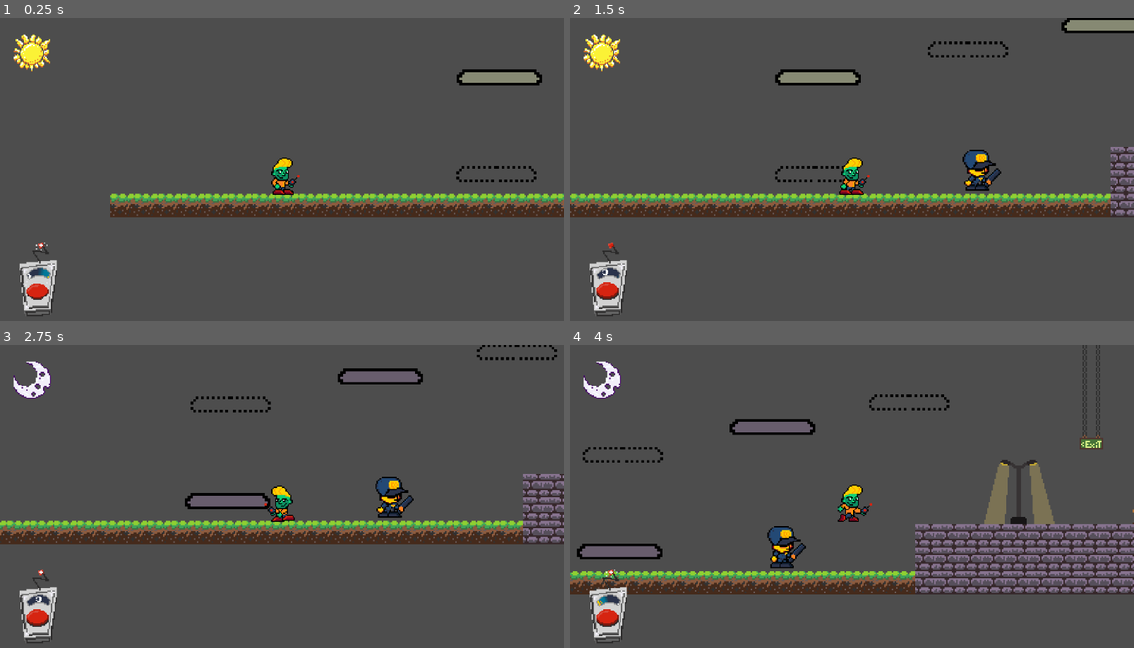
Above: before the commit, frames 1-4 (two rows, left to right).
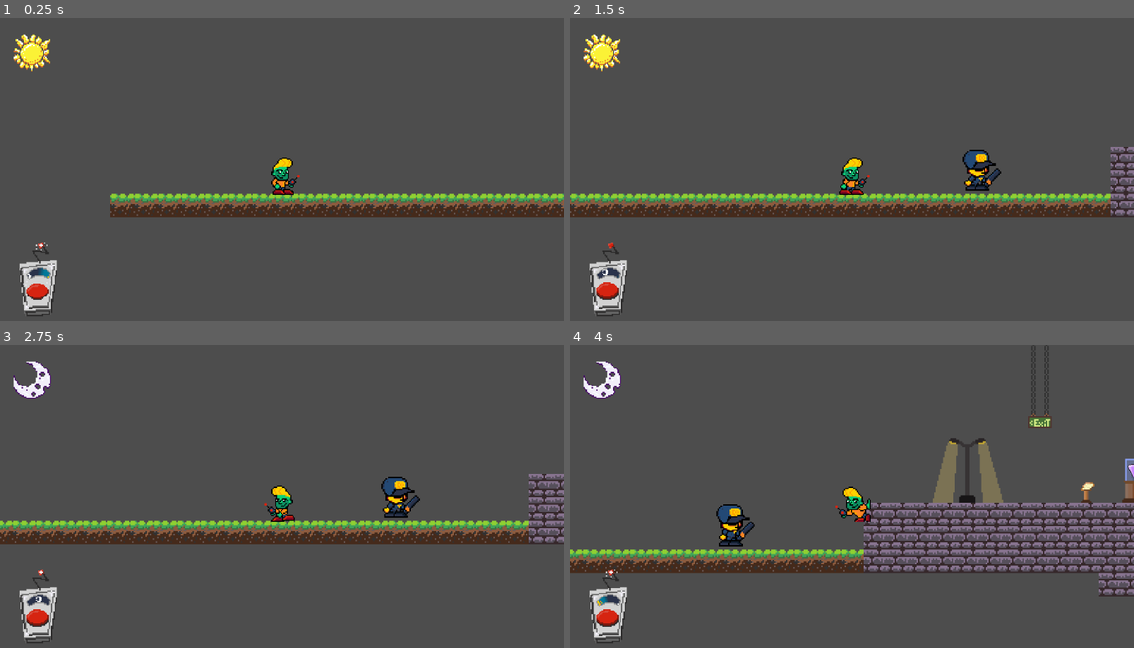
Above: after the commit, the same moments.

Repository: noble-squared/Colorado-Game-Jam
Game: Godot game, scene res://Scenes/game.tscn
Two runs of this game, one before a commit and one after it. Both use one fixed random seed, a clock stepped at 60 frames per second and the inputs below.
Inputs:
- Up to frame 1 (0.25 s): no input
- Up to frame 2 (1.5 s): hold D (Right) from 0.53 s (still down); tap Space (SwapTime) at 0.6, 1.35 s; tap W (Jump) at 0.77 s
- Up to frame 3 (2.75 s): tap W (Jump) at 1.52 s; release D (Right) at 2.03 s; hold A (Left) from 2.03 s (still down); tap Space (SwapTime) at 2.1 s
- Up to frame 4 (4 s): release A (Left) at 2.78 s; hold D (Right) from 2.78 s (still down); tap Space (SwapTime) at 2.85, 3.6 s; tap W (Jump) at 3.02, 3.77 s

The runs differ from the first frame. In frame 1, 0.9% of the frame differs, in the area x 80-97%, y 16-55%; in frame 2, 1.7%; in frame 3, 6.0%; in frame 4, 23%, in the area x 0-100%, y 0-84%.
Error after the commit: Invalid assignment of property or key 'visible' with value of type 'bool' on a base object of type 'null instance'. (res://Scripts/platform.gd:30)

Commit message:
Add modularity to platforms

Diff:
--- a/Scenes/platform.tscn
+++ b/Scenes/platform.tscn
@@ -2,9 +2,6 @@
 
 [ext_resource type="Script" uid="uid://cwwx0j8n5xsbx" path="res://Scripts/platform.gd" id="1_kheec"]
 [ext_resource type="Texture2D" uid="uid://b6w258bk20do5" path="res://assets/art/object_tiles.png" id="2_n5262"]
-
-[sub_resource type="RectangleShape2D" id="RectangleShape2D_wcowf"]
-size = Vector2(31.868134, 6)
 
 [sub_resource type="TileSetAtlasSource" id="TileSetAtlasSource_mrs20"]
 texture = ExtResource("2_n5262")
@@ -13,44 +10,50 @@
 2:2/size_in_atlas = Vector2i(2, 2)
 2:2/0 = 0
 0:0/0 = 0
+0:0/0/physics_layer_0/polygon_0/points = PackedVector2Array(-8, 5.124178, -4.47363, 1.9872894, 8, 2.0229359, 8, 8, -8, 8)
 1:0/0 = 0
+1:0/0/physics_layer_0/polygon_0/points = PackedVector2Array(-8, 1.9872894, 4.6162157, 2.0229359, 8, 5.284588, 8, 8, -8, 8)
 1:1/0 = 0
 0:1/0 = 0
+0:1/0/physics_layer_0/polygon_0/points = PackedVector2Array(-8, -3.0031328, -4.0142374, -3.0232542, -2.0020885, -1.0010443, -2.0020885, 1.9970579, -4.0142374, 4.009207, -8, 4.009207, -8, 8)
 2:1/0 = 0
 3:1/0 = 0
 2:0/0 = 0
+2:0/0/physics_layer_0/polygon_0/points = PackedVector2Array(-8, 1.9872894, 8, 1.9872894, 8, 8, -8, 8)
 3:0/0 = 0
+3:0/0/physics_layer_0/polygon_0/points = PackedVector2Array(-8, 1.9872894, 8, 1.9872894, 8, 8, -8, 8)
 4:0/0 = 0
+4:0/0/physics_layer_0/polygon_0/points = PackedVector2Array(-8, 5.124178, -4.47363, 1.9872894, 8, 2.0229359, 8, 8, -8, 8)
 5:0/0 = 0
+5:0/0/physics_layer_0/polygon_0/points = PackedVector2Array(-8, 1.9872894, 8, 1.9872894, 8, 8, -8, 8)
 
 [sub_resource type="TileSet" id="TileSet_mlqre"]
+physics_layer_0/collision_layer = 1
 sources/2 = SubResource("TileSetAtlasSource_mrs20")
 
 [node name="Platform" type="Node2D" unique_id=1274608817]
 scale = Vector2(1.82, 1.82)
 script = ExtResource("1_kheec")
 
-[node name="AnimatableBody2D" type="AnimatableBody2D" parent="." unique_id=398132486]
-
-[node name="CollisionShape2D" type="CollisionShape2D" parent="AnimatableBody2D" unique_id=1906567195]
-position = Vector2(4.91247e-07, -2.9999993)
-scale = Vector2(0.9999999, 0.9999999)
-shape = SubResource("RectangleShape2D_wcowf")
-
-[node name="DayLayer" type="TileMapLayer" parent="AnimatableBody2D" unique_id=412382431]
+[node name="DayLayer" type="TileMapLayer" parent="." unique_id=412382431]
 visible = false
-position = Vector2(-6.4373016e-06, -4.7683716e-07)
+position = Vector2(-6.4373016e-06, -4.7683713e-07)
+scale = Vector2(0.99999994, 0.99999994)
 tile_map_data = PackedByteArray(0, 0, 255, 255, 255, 255, 2, 0, 0, 0, 0, 0, 0, 0, 0, 0, 255, 255, 2, 0, 0, 0, 0, 0, 0, 16)
+enabled = false
 tile_set = SubResource("TileSet_mlqre")
 
-[node name="NightLayer" type="TileMapLayer" parent="AnimatableBody2D" unique_id=291136777]
+[node name="NightLayer" type="TileMapLayer" parent="." unique_id=1099817172]
 visible = false
-position = Vector2(-6.4373016e-06, -4.7683716e-07)
+position = Vector2(-6.4373016e-06, -4.7683713e-07)
+scale = Vector2(0.99999994, 0.99999994)
 tile_map_data = PackedByteArray(0, 0, 255, 255, 255, 255, 2, 0, 1, 0, 0, 0, 0, 16, 0, 0, 255, 255, 2, 0, 1, 0, 0, 0, 0, 0)
+enabled = false
 tile_set = SubResource("TileSet_mlqre")
 
-[node name="DisabledLayer" type="TileMapLayer" parent="AnimatableBody2D" unique_id=452443945]
+[node name="DisabledLayer" type="TileMapLayer" parent="." unique_id=537860606]
 visible = false
-position = Vector2(-6.4373016e-06, -4.7683716e-07)
+position = Vector2(-6.4373016e-06, -4.7683713e-07)
+scale = Vector2(0.99999994, 0.99999994)
 tile_map_data = PackedByteArray(0, 0, 255, 255, 255, 255, 2, 0, 2, 0, 1, 0, 0, 16, 0, 0, 255, 255, 2, 0, 2, 0, 1, 0, 0, 0)
 tile_set = SubResource("TileSet_mlqre")
